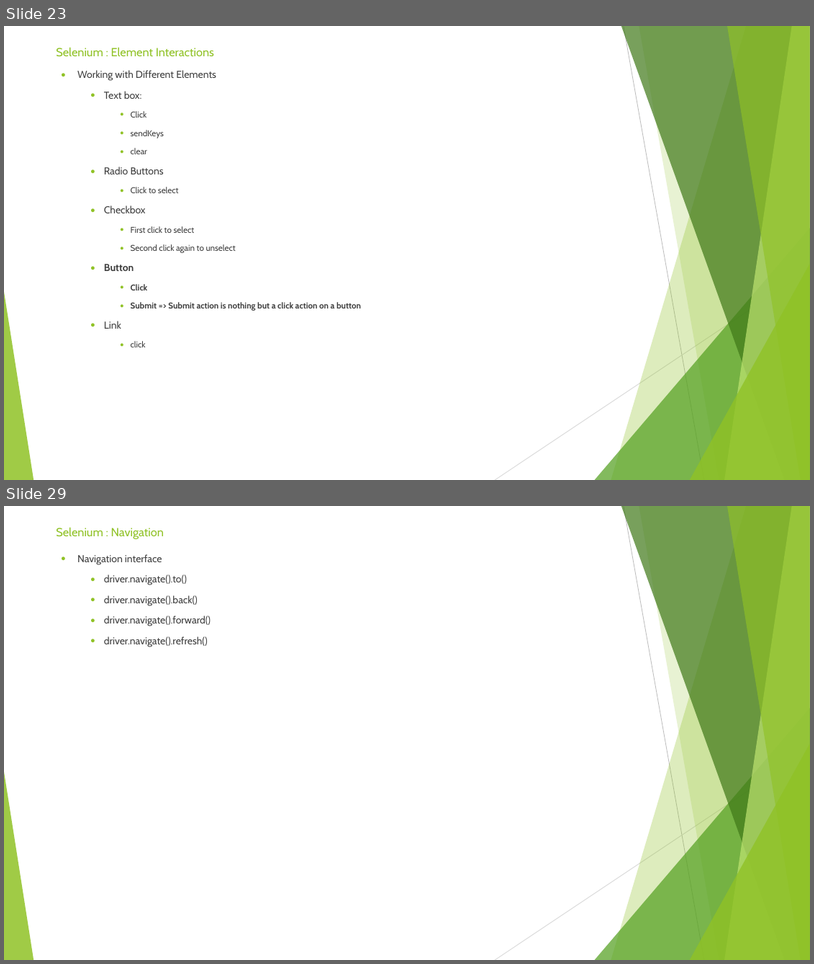
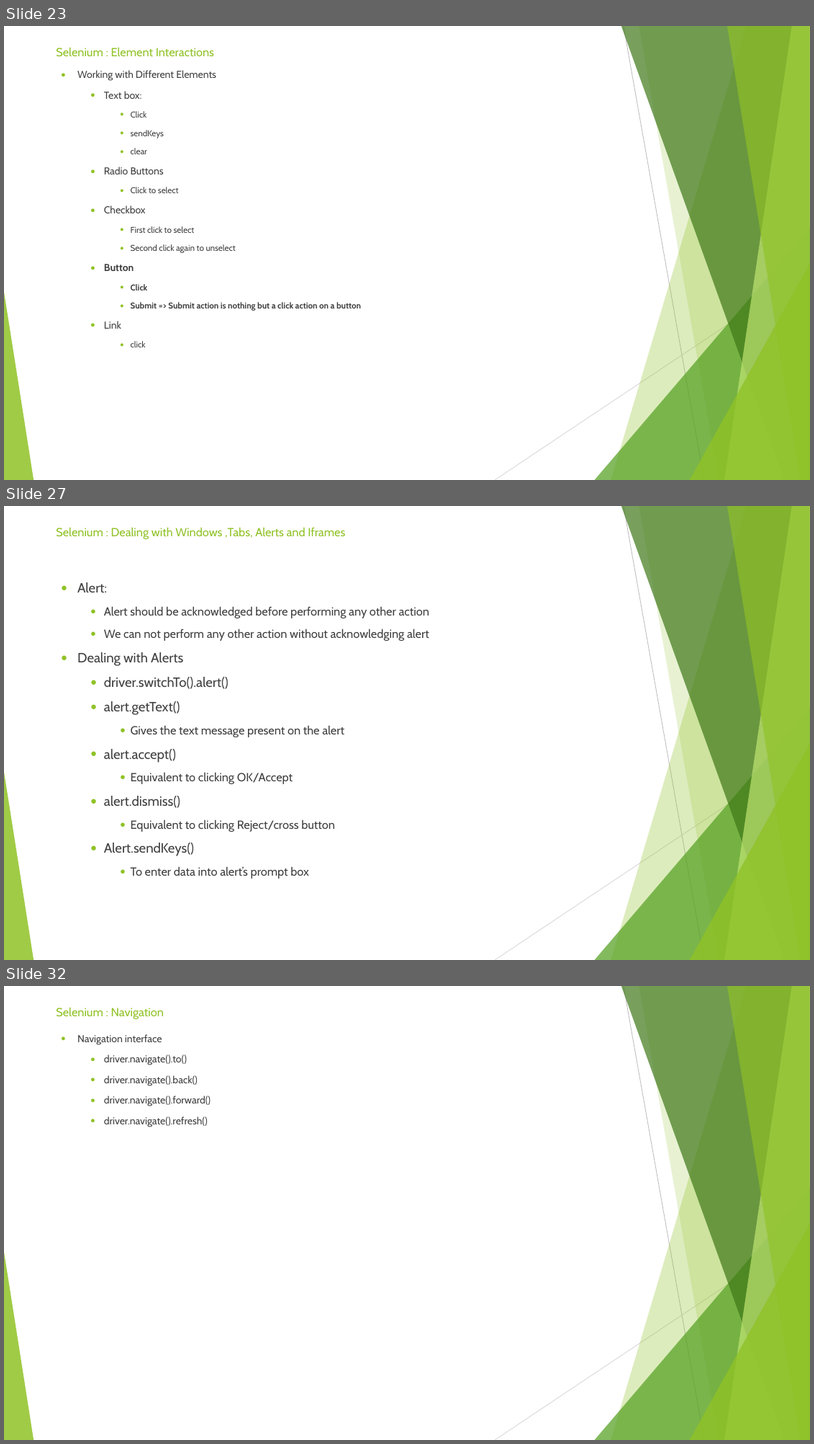
Before and after one commit to sidissir/mk-selenium-training, a slide deck: SeleniumPPT.pptx. Shown one above the other, each under a label of ours: slides 23 and 29 before the commit, slides 23, 27 and 32 after it; the slides between them are not shown. The pictures are 814x964 and 814x1444 pixels, drawn with LibreOffice and Linux fonts; fonts in the diff are those of the drawing. Boxes give left, top, right and bottom in pixels: in the first picture for what was removed or moved away, otherwise in the second. Text is boxed around its words. In the diff, an @@ line names an element or a change of style, - is before the commit and + after.

Commit message:
Actions

```diff
--- a/SeleniumPPT.pptx
+++ b/SeleniumPPT.pptx
@@ slide 27 added at box(4, 506, 810, 960), background #FFFFFF; not listed: 10 template elements that a slide beside it also shows @@
@@ title added at box(56, 527, 345, 539), 14 pt, text #90C226 @@
+Selenium : Dealing with Windows ,Tabs, Alerts and Iframes
@@ text added at box(77, 582, 430, 878), 14 pt, text #3F3F3F @@
+● Alert:
+  ● Alert should be acknowledged before performing any other action
+  ● We can not perform any other action without acknowledging alert
+● Dealing with Alerts
+  ● driver.switchTo().alert()
+  ● alert.getText()
+    ● Gives the text message present on the alert
+  ● alert.accept()
+    ● Equivalent to clicking OK/Accept
+  ● alert.dismiss()
+    ● Equivalent to clicking Reject/cross button
+  ● Alert.sendKeys()
+    ● To enter data into alert’s prompt box
@@ what was slide 29 is now slide 32 @@
```
Also in this commit, not shown: 5 slides changed, 2 other slides added, 17 other files.
